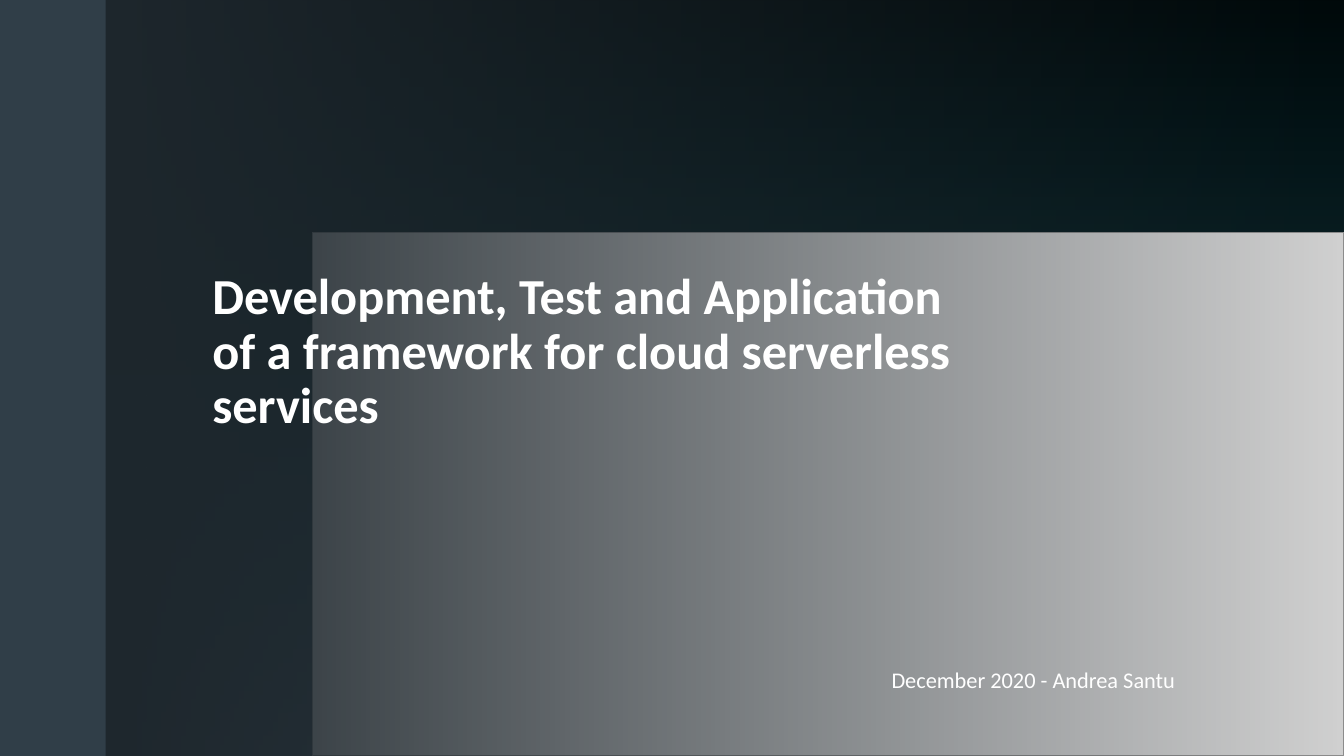
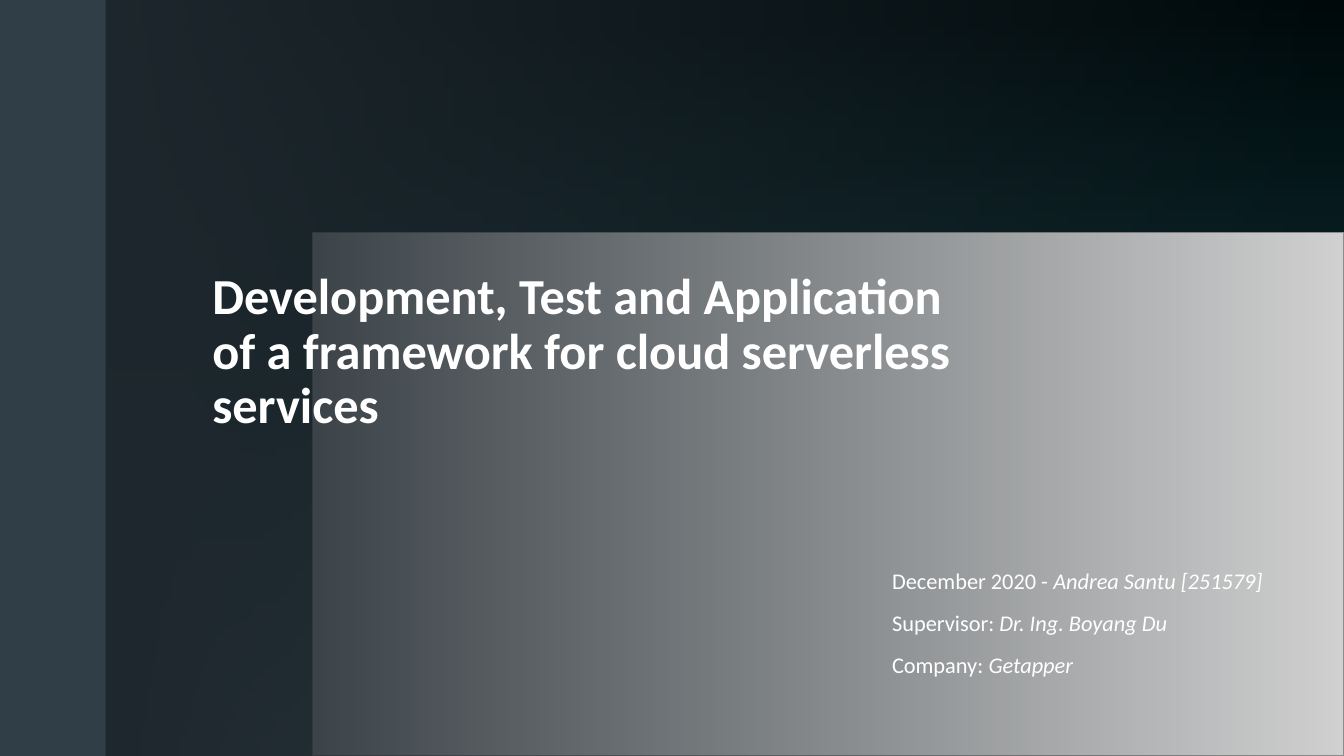
Before and after one commit to androsanta/Thesis, a slide deck: slide 1 of presentation/presentation.pptx. Drawn at 1344x756 pixels with LibreOffice and Linux fonts; fonts in the diff are those of the drawing; grey boxes stand for pictures; background and template pictures are left out. Boxes give left, top, right and bottom in pixels: in the first picture for what was removed or moved away, otherwise in the second. Text is boxed around its words. In the diff, an @@ line names an element or a change of style, - is before the commit and + after.

```diff
--- a/presentation/presentation.pptx
+++ b/presentation/presentation.pptx
@@ text at bbox=[892, 573, 1263, 592]: text changed; italic on @@
-December 2020 - Andrea Santu
+December 2020 - Andrea Santu [251579]
@@ text added at bbox=[892, 616, 1167, 635], 16 pt, text #FFFFFF, italic @@
+Supervisor: Dr. Ing. Boyang Du
@@ text added at bbox=[892, 658, 1074, 677], 16 pt, text #FFFFFF @@
+Company: Getapper
```
Also in this commit, not shown: 8 other slides changed, 2 slides added, 1 slide removed.
